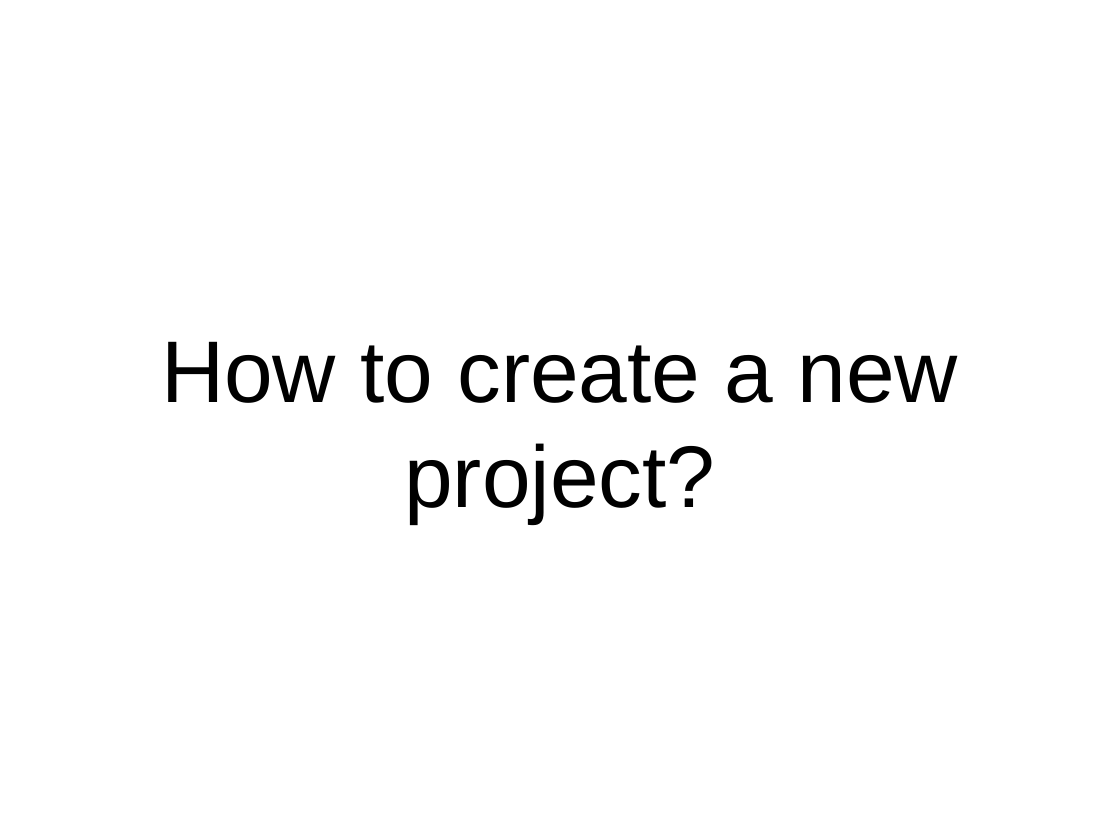
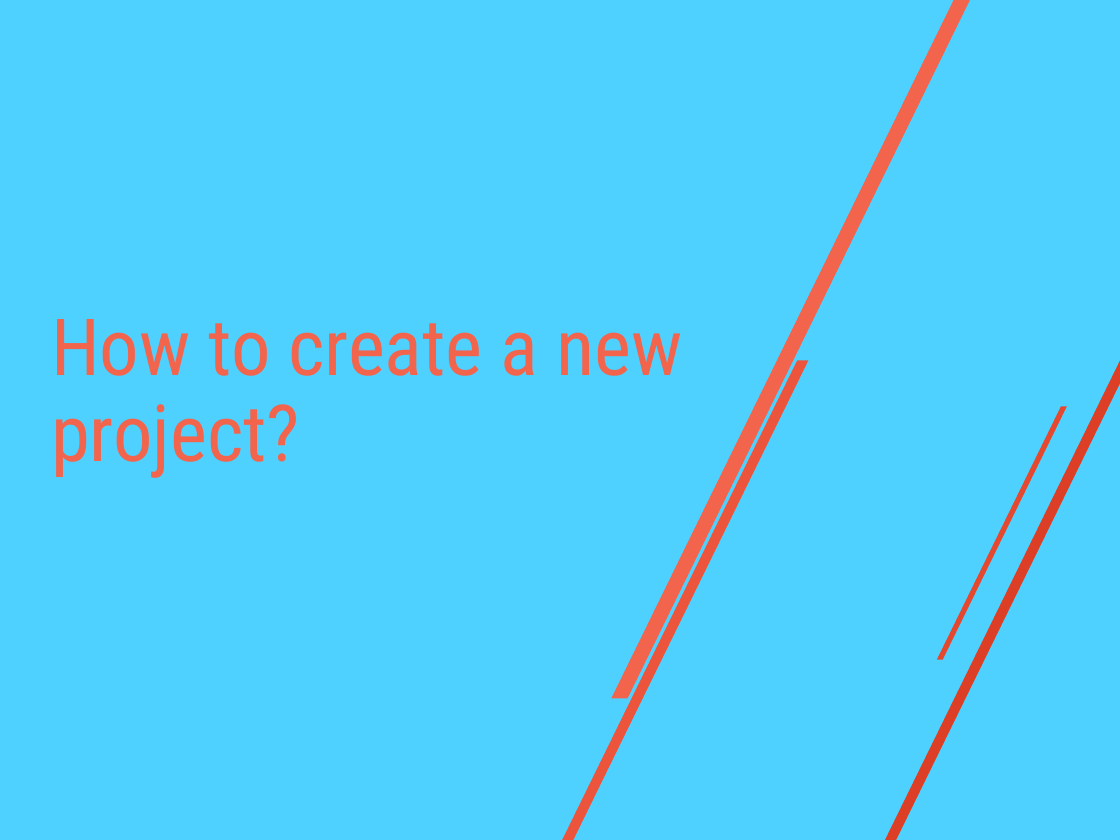
Before and after one commit to Falkhanaizi/TechHub, a slide deck: slide 7 of introduction to C# in VS 2015.pptx. Drawn at 1120x840 pixels with LibreOffice and Linux fonts; fonts in the diff are those of the drawing. Boxes give left, top, right and bottom in pixels: in the first picture for what was removed or moved away, otherwise in the second. Text is boxed around its words. In the diff, an @@ line names an element or a change of style, - is before the commit and + after.

```diff
--- a/introduction to C# in VS 2015.pptx
+++ b/introduction to C# in VS 2015.pptx
@@ background #FFFFFF to #4FD1FF @@
@@ parallelogram added at (611,0,970,699), fill #F3644D @@
@@ title "How to create a new ...": place and size @@
-title "How to create a new ..." at (161,341,958,523)
+title "How to create a new ..." at (51,319,683,478)
@@ title "How to create a new ..." at (51,319,683,478): size 80 to 72 pt, font Arial to Roboto Condensed, text colour #000000 to #F3644D; alignment centre to left; line spacing 1 to 0.9 @@
@@ parallelogram added at (562,361,809,840), fill #EC553C @@
@@ parallelogram added at (885,361,1120,840), fill #DC3F25 @@
@@ parallelogram added at (937,406,1067,660), fill #E4492F @@
```
Also in this commit, not shown: 56 other slides changed.
